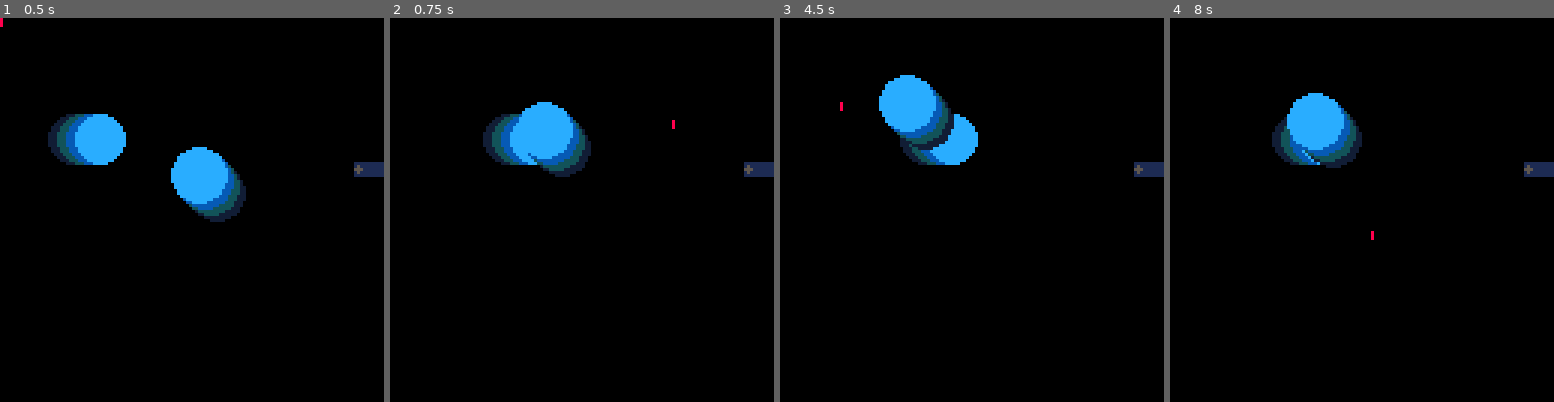
Above: before the commit, frames 1-4 (left to right).
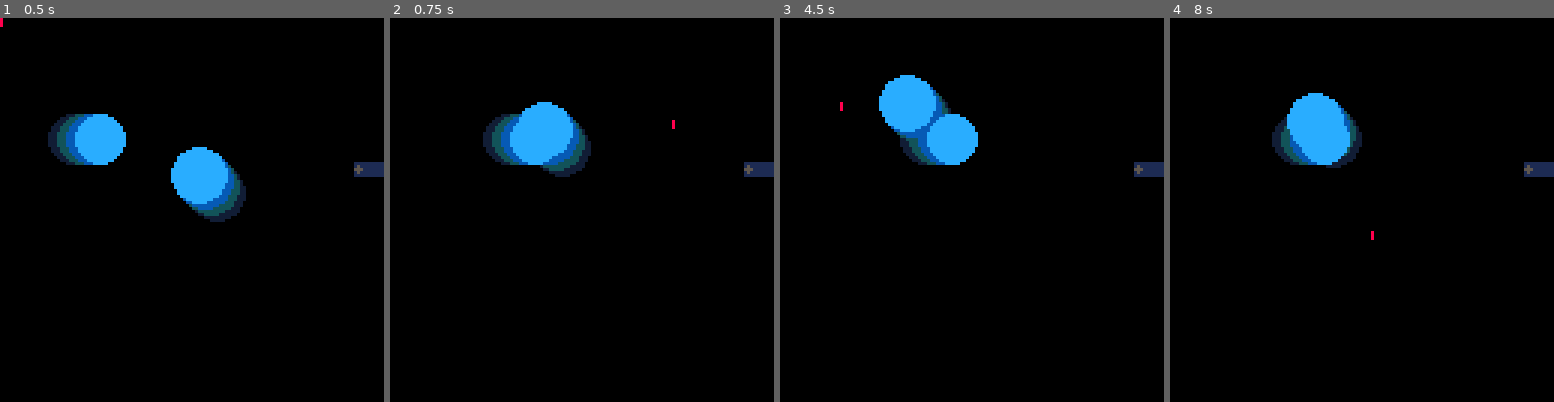
Above: after the commit, the same moments.

Repository: jesstelford/pico-8-motion-blur
Game: PICO-8 cartridge main.p8
Two runs of this game, one before a commit and one after it. Both use one fixed random seed, a clock stepped at 60 frames per second and the inputs below.
Inputs (mouse positions are in pixels of both pictures, inside the frame that each line leads up to):
- Up to frame 1 (0.5 s): tap X (X key) at 0.33 s
- Up to frame 2 (0.75 s): click (670, 121) at 0.67 s; tap O (Z key) at 0.7 s
- Up to frame 3 (4.5 s): tap X (X key) at 1.07, 1.85, 2.97, 4.08 s; click (826, 267) at 1.22 s; hold Right 1.6-2.1 s; tap O (Z key) every 0.4 s from 1.7 to 4.1 s; click (887, 114) at 1.77 s; hold Up 2.15-2.42 s; click (952, 259) at 2.32 s; hold Right 2.47-3.03 s; click (1014, 106) at 2.87 s; hold Left 3.08-3.58 s; click (1075, 256) at 3.42 s; hold Down 3.63-3.97 s; click (841, 102) at 3.97 s; hold Right from 4.02 s (still down)
- Up to frame 4 (8 s): tap O (Z key) every 0.4 s from 4.5 to 7.7 s; click (1292, 248) at 4.52 s; release Right at 4.68 s; hold Up 4.73-5.03 s; click (1354, 94) at 5.07 s; hold Left 5.08-5.68 s; tap X (X key) at 5.2, 6.32, 7.43 s; click (1419, 244) at 5.62 s; hold Down 5.73-6.03 s; hold Right 6.08-6.58 s; click (1481, 90) at 6.17 s; hold Right 6.63-7.13 s; click (1246, 236) at 6.72 s; hold Up 7.18-7.45 s; click (1308, 83) at 7.27 s; hold Right from 7.5 s (still down); click (1369, 229) at 7.82 s

Frame 1 is identical in both runs. In frame 2, less than 0.1% of the frame differs, in the area x 35-42%, y 35-39%; in frame 3, 0.5%, in the area x 33-46%, y 25-35%; in frame 4, 0.5%.

Commit message:
Render the system of shapes so trails overlap correctly

Diff:
--- a/main.lua
+++ b/main.lua
@@ -1,34 +1,50 @@
 menuitem(1,"debug",function()debugger.expand(true)end)
 
-function initShape(shape)
-  shape.trailPositions = shape.trailPositions or {}
-  shape.trails = shape.trails or 1
-  shape.framesPerTrail = shape.framesPerTrail or 1
-  assert(#shape.colors == shape.trails + 1, "Provide one color per shape drawn (including all trails)")
-end
+function createTrailSystem(shapes)
+  local longestTrail = 0
+  foreach(shapes, function(shape)
+    shape.trailPositions = shape.trailPositions or {}
+    shape.trails = shape.trails or 1
+    shape.framesPerTrail = shape.framesPerTrail or 1
+    assert(#shape.colors == shape.trails + 1, "Provide one color per shape drawn (including all trails)")
+    longestTrail = max(longestTrail, shape.trails)
+  end)
 
-function updateShapeTrails(shape)
-  if (#shape.trailPositions > (shape.trails * shape.framesPerTrail)) then
-    -- Remove the oldest / now stale trail
-    deli(shape.trailPositions, 1)
-  end
-  -- Add a new trail at the last position
-  add(shape.trailPositions, { x=shape.x, y=shape.y })
-end
+  return {
+    update=function()
+      foreach(shapes, function(shape)
+        if (#shape.trailPositions > (shape.trails * shape.framesPerTrail)) then
+          -- Remove the oldest / now stale trail
+          deli(shape.trailPositions, 1)
+        end
+        -- Add a new trail at the last position
+        add(shape.trailPositions, { x=shape.x, y=shape.y })
+      end)
+    end,
 
-function drawShape(shape)
-  local step = shape.framesPerTrail
-  for frame=1,#shape.trailPositions,step do
-    local color = shape.colors[ceil(frame / step) + 1]
-    pal(shape.colors[1], color)
-    shape.draw(
-      shape.trailPositions[frame].x,
-      shape.trailPositions[frame].y,
-      shape.colors[1]
-    )
-  end
-  pal(shape.colors[1], shape.colors[1])
-  shape.draw(shape.x, shape.y, shape.colors[1])
+    draw=function()
+      -- Draw all the trail layers at the same time to avoid weird overlay
+      -- artefacts
+      for trail=longestTrail,1,-1 do
+        foreach(shapes, function(shape)
+          if (shape.trails < trail) then return end
+          local frame = ((shape.trails - trail) * shape.framesPerTrail) + 1
+          if (not shape.trailPositions[frame]) then return end
+          local color = shape.colors[ceil(frame / shape.framesPerTrail) + 1]
+          pal(shape.colors[1], color)
+          shape.draw(
+            shape.trailPositions[frame].x,
+            shape.trailPositions[frame].y,
+            shape.colors[1]
+          )
+        end)
+      end
+      foreach(shapes, function(shape)
+        pal(shape.colors[1], shape.colors[1])
+        shape.draw(shape.x, shape.y, shape.colors[1])
+      end)
+    end
+  }
 end
 
 shapes = {
@@ -54,6 +70,8 @@
   }
 }
 
+local trails
+
 function _init()
   init_dbg()
   -- Setup the palettes in use
@@ -71,10 +89,10 @@
     shape.vy=flr(rnd(3)) - 1
     if (shape.vx == 0 and shape.vy == 0) then shape.vx = 1 end
 
-    -- Initialise the shapes ready for motion trail
-    initShape(shape)
   end)
 
+  -- Initialise the shapes ready for motion trail
+  trails = createTrailSystem(shapes)
 end
 
 function _update60()
@@ -101,17 +119,14 @@
       shape.y = 117
       shape.vy = -abs(shape.vy)
     end
+  end)
 
-    -- Update the trails
-    updateShapeTrails(shape)
-  end)
+  trails.update()
 end
 
 function _draw()
   cls(0)
-  foreach(shapes, function(shape)
-    drawShape(shape)
-  end)
+  trails.draw()
   debugger.draw()
   sdbg()
 end
